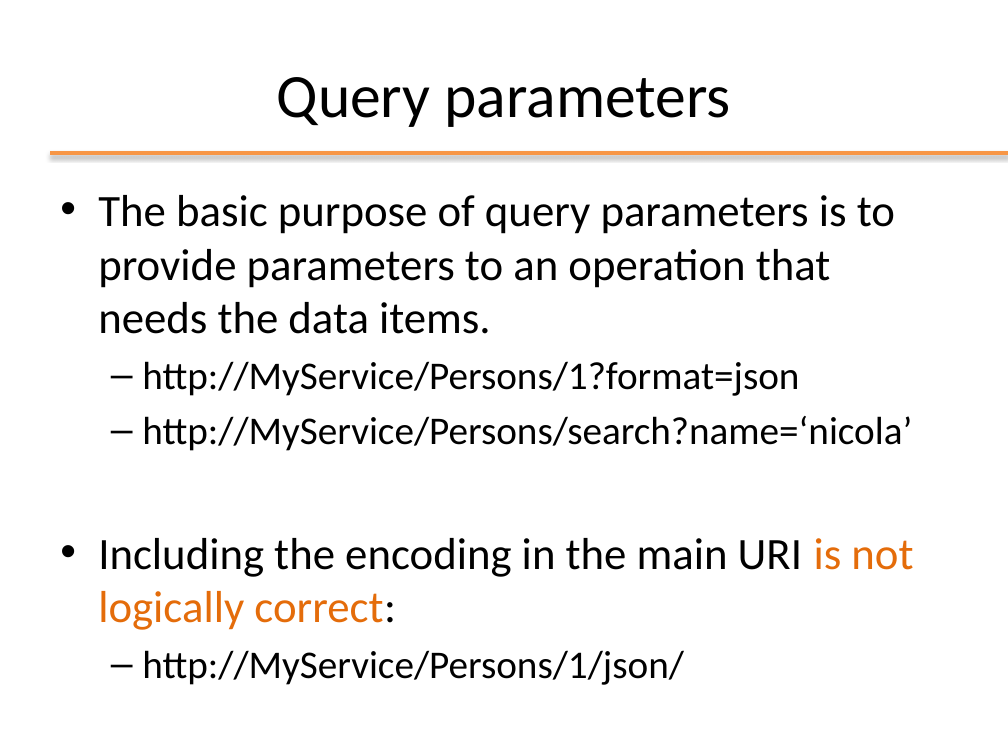
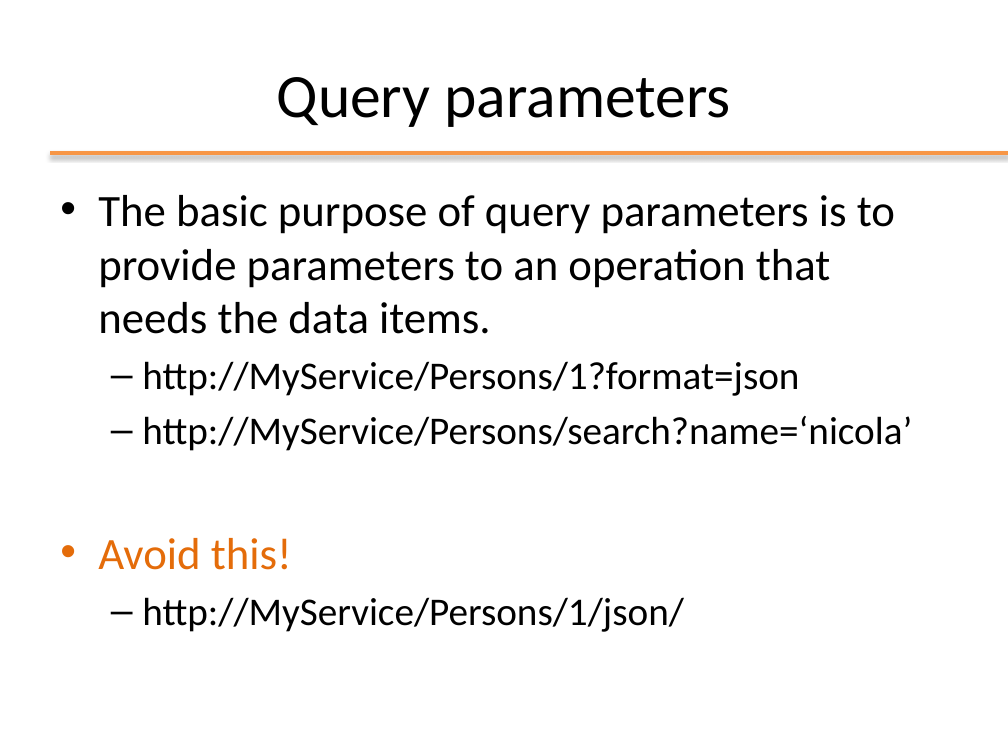
Before and after one commit to Andrea99-beep/ooprogramming, a slide deck: slide 19 of slides/ppt/09_REST.pptx. Drawn at 1008x756 pixels with LibreOffice and Linux fonts; fonts in the diff are those of the drawing; background and template pictures are left out. Boxes give left, top, right and bottom in pixels: in the first picture for what was removed or moved away, otherwise in the second. Text is boxed around its words. In the diff, an @@ line names an element or a change of style, - is before the commit and + after.

```diff
--- a/slides/ppt/09_REST.pptx
+++ b/slides/ppt/09_REST.pptx
@@ text at (98, 538, 292, 570): text changed; text colour #000000 to #E46C0A @@
-• Including the encoding in the main URI is not logically correct:
+• Avoid this!
```
Also in this commit, not shown: 13 other slides changed, 2 slides added, 2 slides removed, 18 other files.
